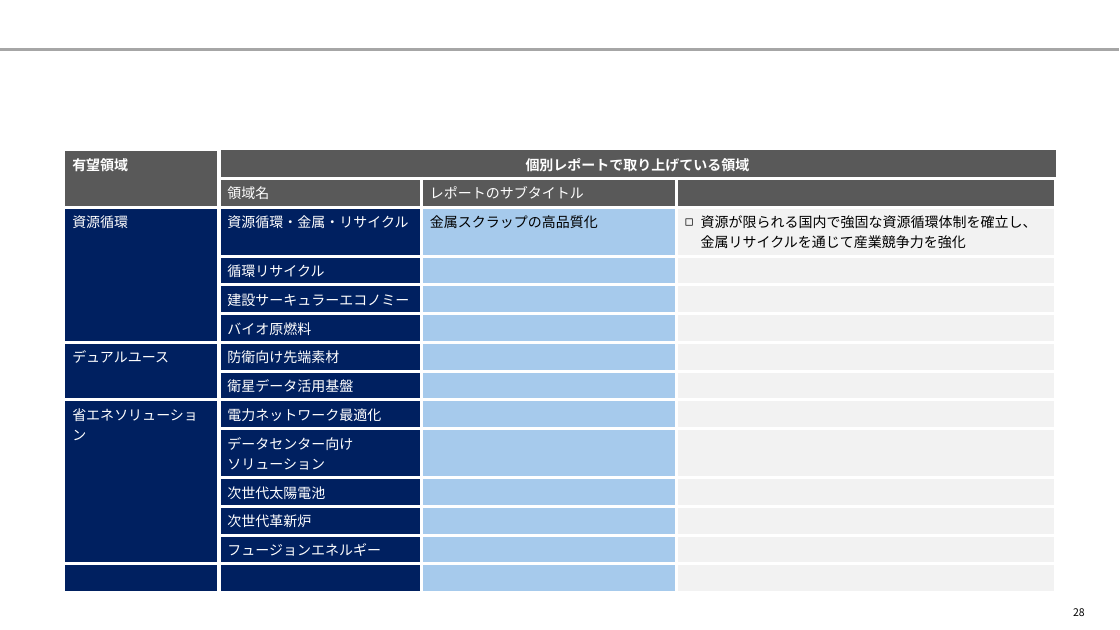
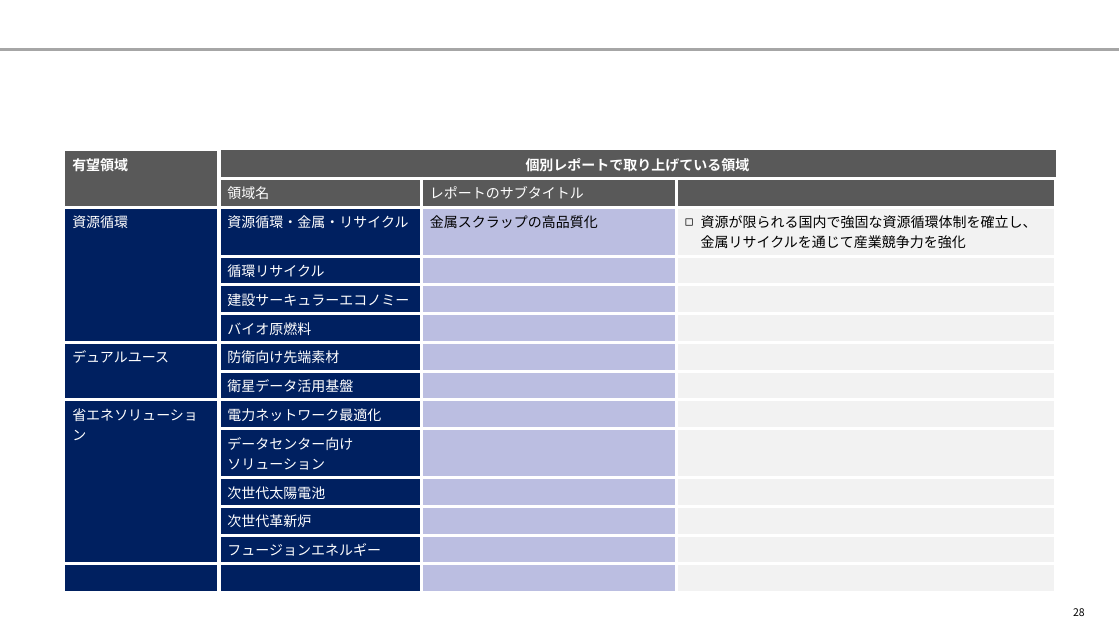
Before and after one commit to yuzucha16/dotfiles, a slide deck: slide 28 of office/Blank.potx. Drawn at 1120x630 pixels with LibreOffice and Linux fonts; fonts in the diff are those of the drawing. Boxes give left, top, right and bottom in pixels: in the first picture for what was removed or moved away, otherwise in the second. Text is boxed around its words. In the diff, an @@ line names an element or a change of style, - is before the commit and + after.

```diff
--- a/office/Blank.potx
+++ b/office/Blank.potx
@@ table at [64,150,1057,560] @@
@@ fill #A6CAEC to #BBBEE1 in 12 cells @@
```
Also in this commit, not shown: 18 other slides changed.
